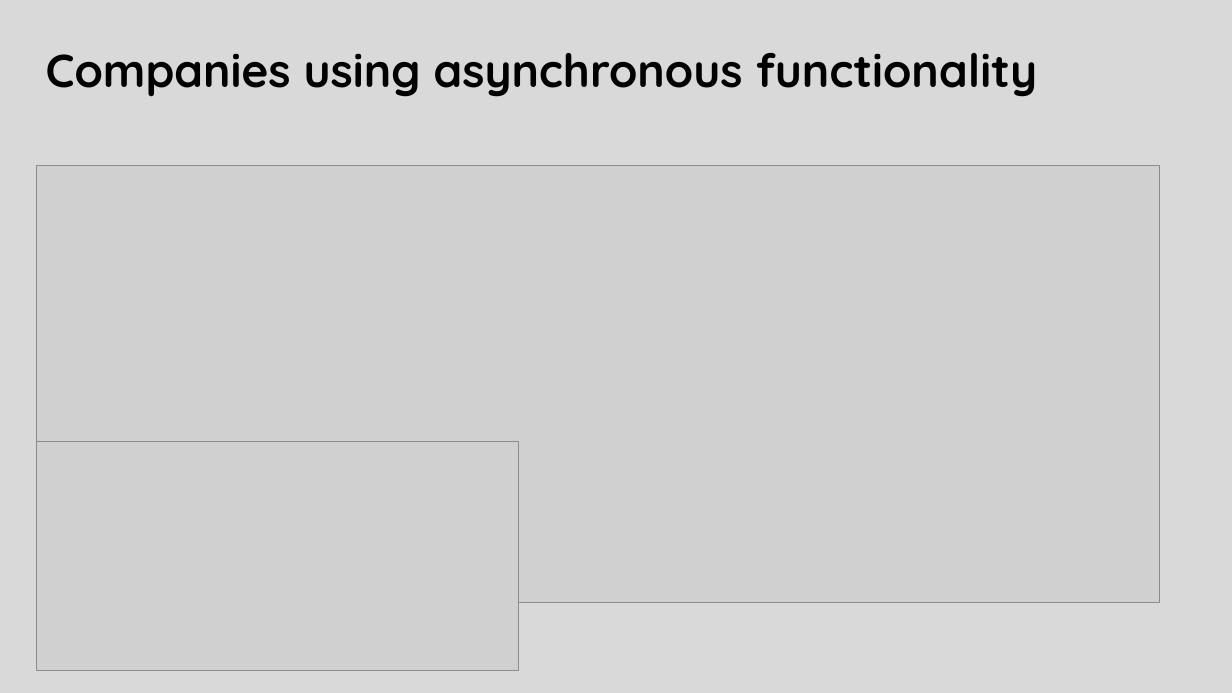
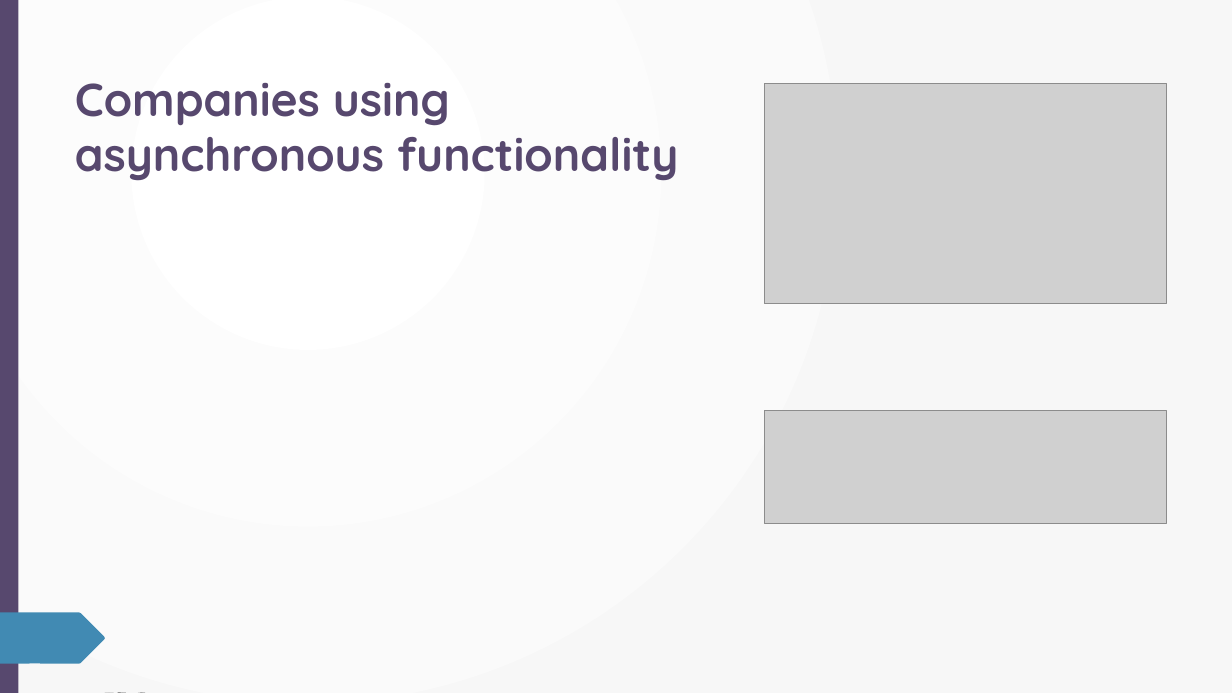
Before and after one commit to calvinmo/NTD2022, a slide deck: slide 8 of Async-Testing-NTD22-V1.pptx (slide 12 before the commit). Drawn at 1232x693 pixels with LibreOffice and Linux fonts; fonts in the diff are those of the drawing; grey boxes stand for pictures. Boxes give left, top, right and bottom in pixels: in the first picture for what was removed or moved away, otherwise in the second. Text is boxed around its words. In the diff, an @@ line names an element or a change of style, - is before the commit and + after.

```diff
--- a/Async-Testing-NTD22-V1.pptx
+++ b/Async-Testing-NTD22-V1.pptx
@@ background #D9D9D9 to gradient #FFFFFF to #F8F8F8 @@
@@ rectangle added at (0, 0, 1232, 693), fill gradient #FFFFFF to #F8F8F8 @@
@@ rectangle added at (0, 0, 18, 693), fill #57486E @@
@@ freeform shape added at (0, 72, 161, 123), fill #418AB3 @@
@@ title "Companies using asynchronous functionality": place and size @@
-title "Companies using asynchronous functionality" at (46, 53, 1038, 97)
+title "Companies using asynchronous functionality" at (75, 83, 678, 181)
@@ title "Companies using asynchronous functionality" at (75, 83, 678, 181): text colour #000000 to #57486E @@
@@ picture: place and size @@
-picture at (36, 441, 518, 670)
+picture at (764, 83, 1166, 304)
@@ picture: place and size @@
-picture at (36, 165, 1160, 603)
+picture at (764, 411, 1166, 524)
@@ freeform shape added at (0, 613, 105, 664), fill #418AB3 @@
@@ group added at (0, 141, 288, 693): 10 freeform shapes @@
@@ group added at (3, 0, 240, 693): 12 freeform shapes @@
@@ group added at (662, 15, 1232, 650): 8 rectangles, 6 rounded rectangles, 4 freeform shapes, 2 lines @@
```
Also in this commit, not shown: 12 other slides changed, 1 slide removed.
